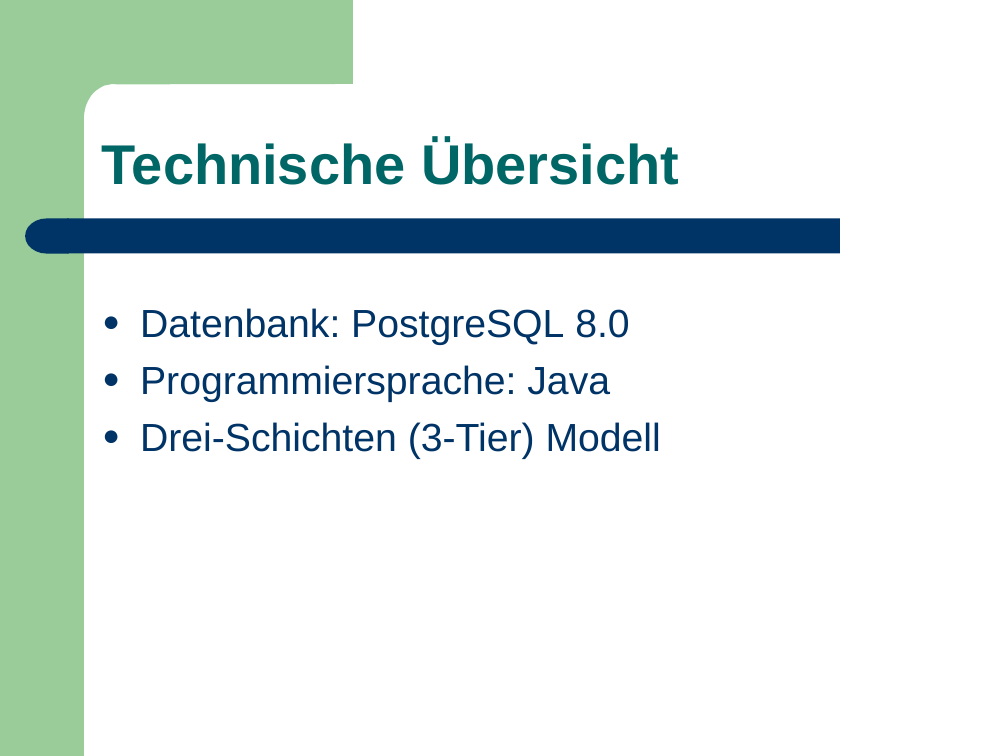
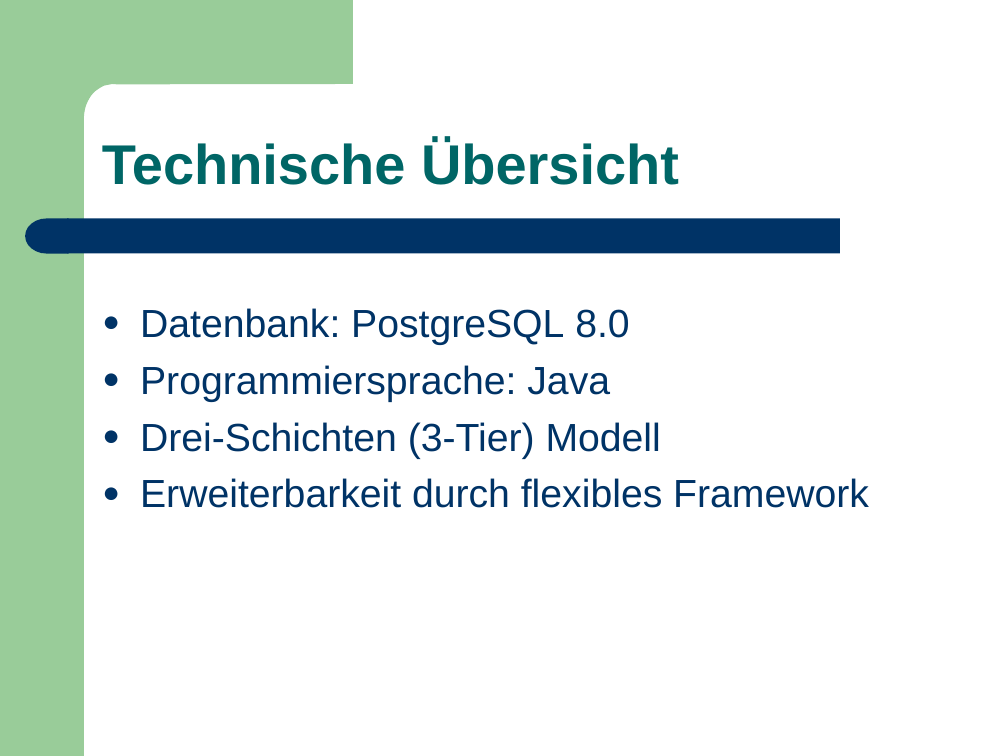
Before and after one commit to BackupTheBerlios/hics, a slide deck: slide 6 of Projektmanagement/hics_presentation.ppt. Drawn at 1008x756 pixels with LibreOffice and Linux fonts; fonts in the diff are those of the drawing. Boxes give left, top, right and bottom in pixels: in the first picture for what was removed or moved away, otherwise in the second. Text is boxed around its words. In the diff, an @@ line names an element or a change of style, - is before the commit and + after.

Commit message:
Präsentation, one-liner

```diff
--- a/Projektmanagement/hics_presentation.ppt
+++ b/Projektmanagement/hics_presentation.ppt
@@ text at (x1=140, y1=478, x2=869, y2=508): paragraph added @@
+● Erweiterbarkeit durch flexibles Framework
```
